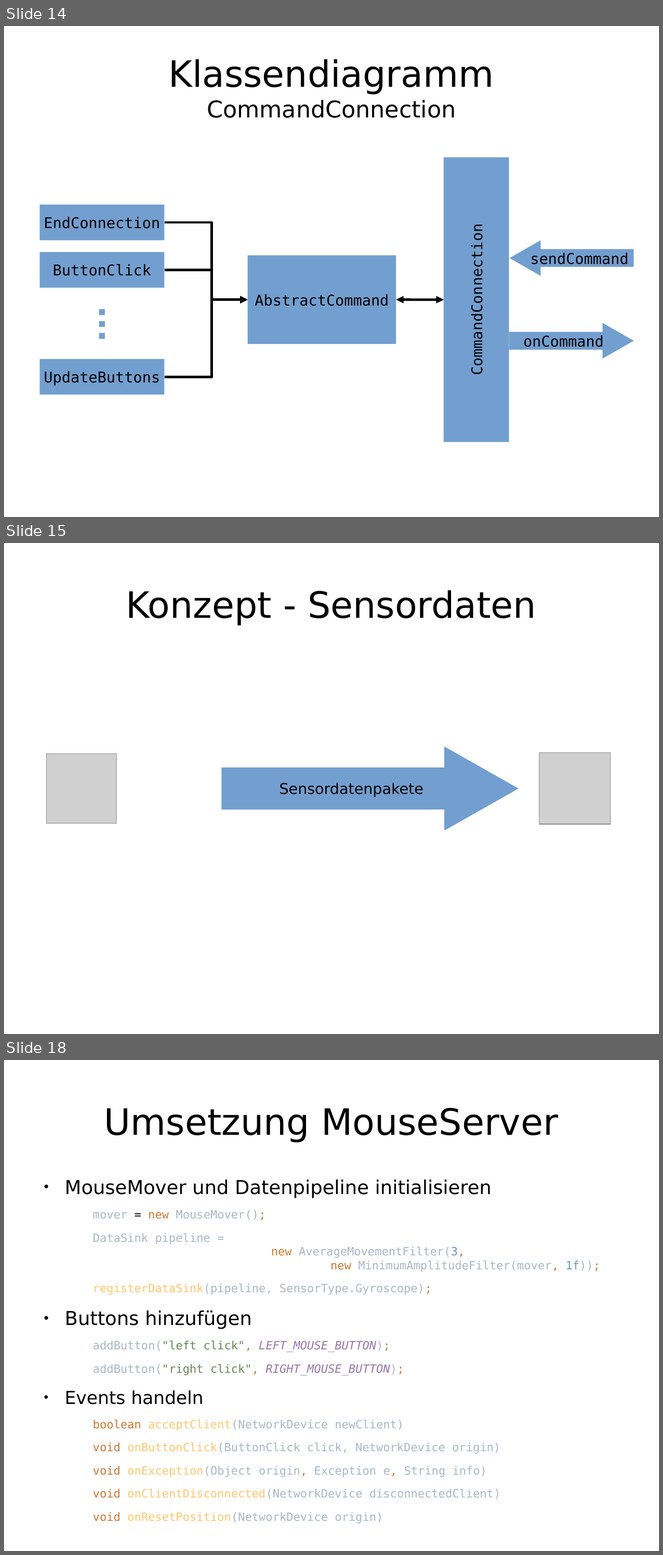
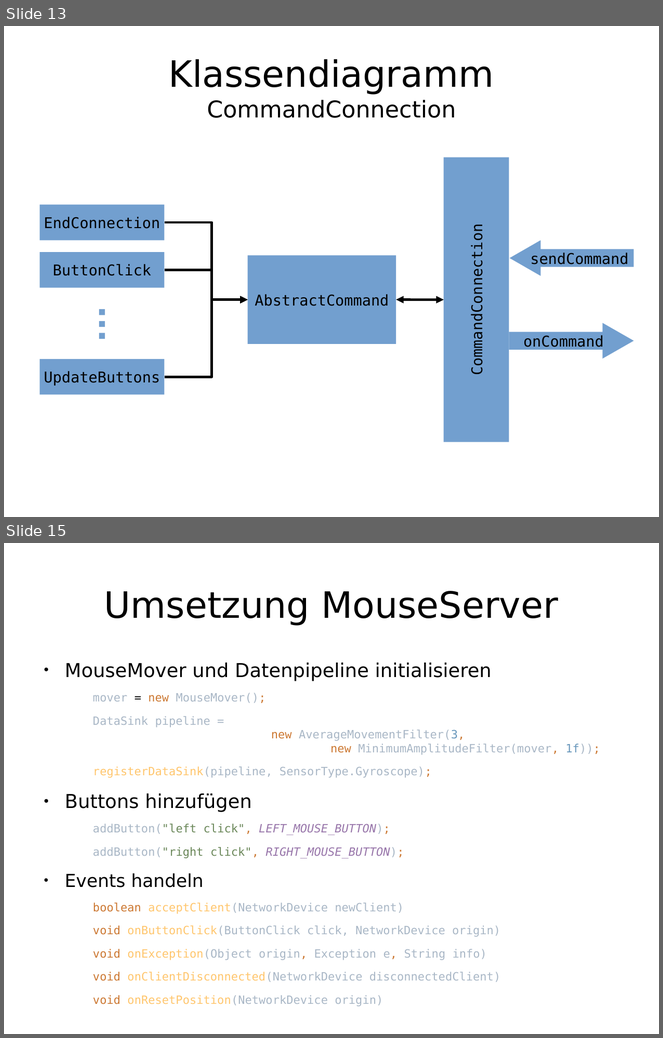
Before and after one commit to enra64/psychic-giggle, a slide deck: zwischenstand anfang dezember.odp. Shown one above the other, each under a label of ours: slides 14, 15 and 18 before the commit, slides 13 and 15 after it; the slides between them are not shown. The pictures are 663x1555 and 663x1038 pixels, drawn with LibreOffice and Linux fonts; fonts in the diff are those of the drawing; grey boxes stand for pictures. Boxes give left, top, right and bottom in pixels: in the first picture for what was removed or moved away, otherwise in the second. Text is boxed around its words. In the diff, an @@ line names an element or a change of style, - is before the commit and + after.

```diff
--- a/zwischenstand anfang dezember.odp
+++ b/zwischenstand anfang dezember.odp
@@ slide 15 removed at <box>4,543,659,1034</box>, background #FFFFFF @@
@@ title removed at <box>126,590,536,626</box> @@
-Konzept - Sensordaten
@@ picture removed at <box>47,754,117,824</box> @@
@@ right arrow removed at <box>221,747,519,832</box> @@
-Sensordatenpakete
@@ picture removed at <box>540,753,611,824</box> @@
@@ what was slide 14 is now slide 13 @@
@@ what was slide 18 is now slide 15 @@
```
Also in this commit, not shown: 9 slides changed, 2 other slides removed.
